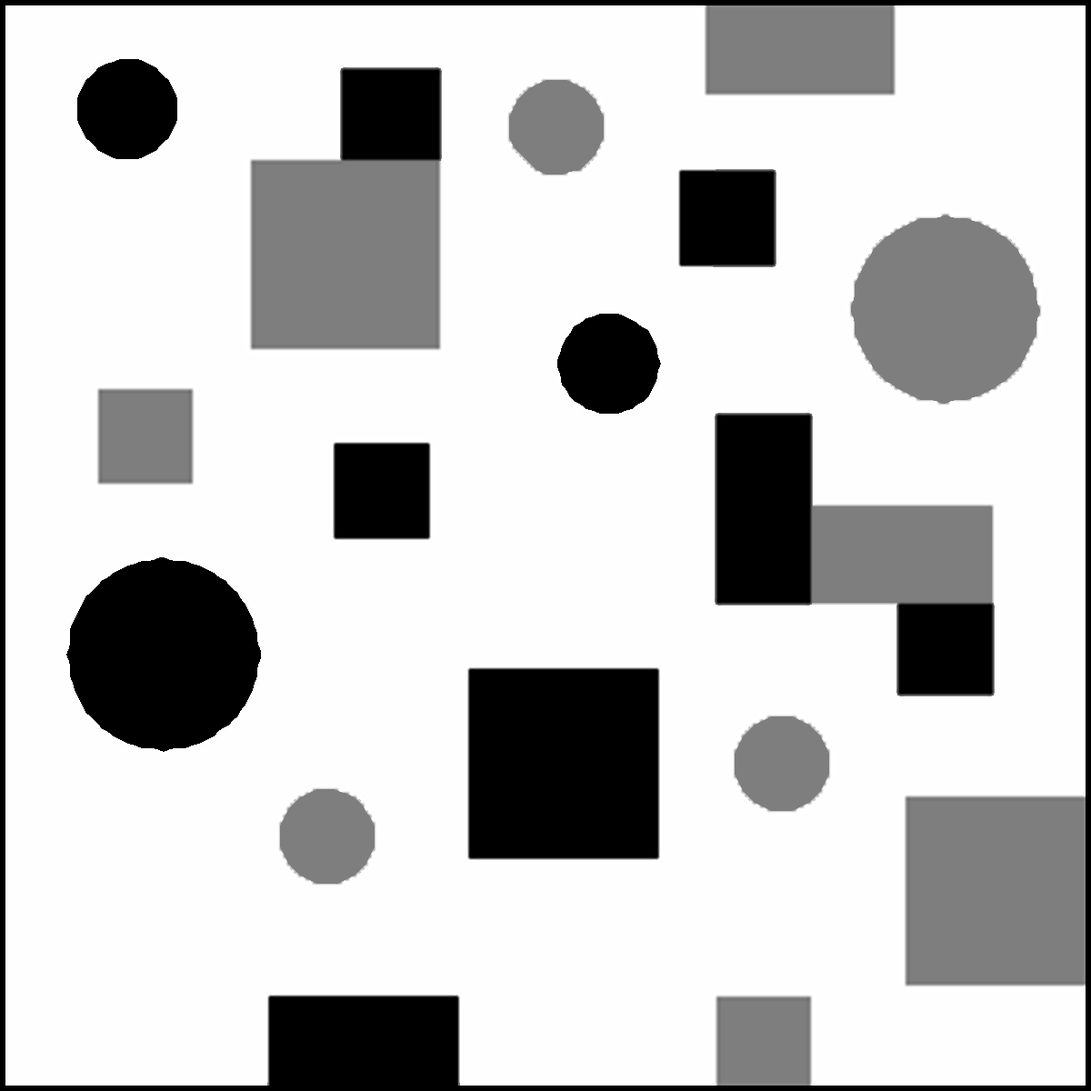
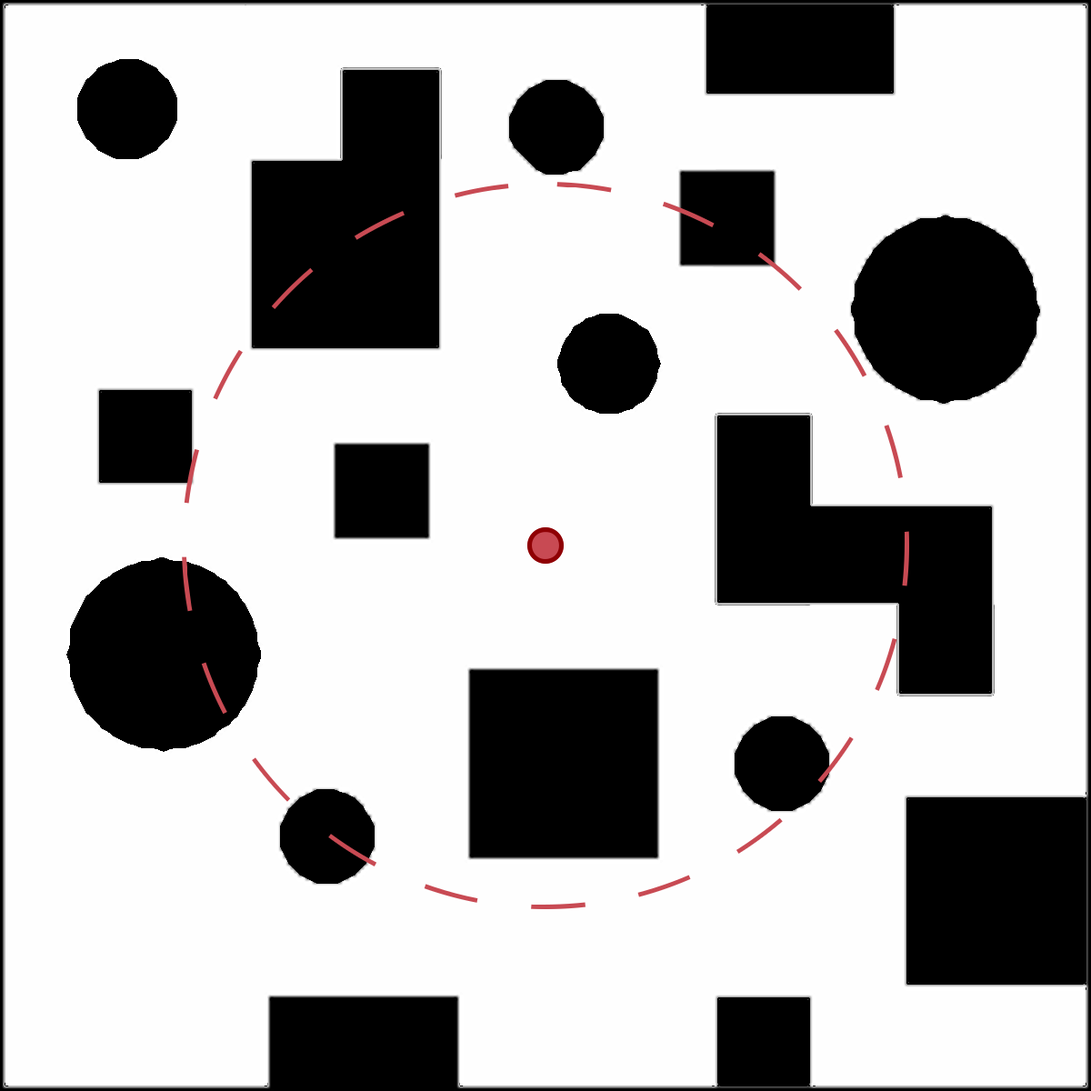
Comparing the layer stacks of the two 1091 x 1091 images. Changes:
added group "Stationary" with 3 layers above "high" over [181, 181, 910, 910]
added layer "Com20" in group "Stationary" over [181, 181, 910, 910]
added layer "Middle" in group "Stationary" over [527, 527, 564, 564]
showed "high" over [1, 1, 1090, 1090]
